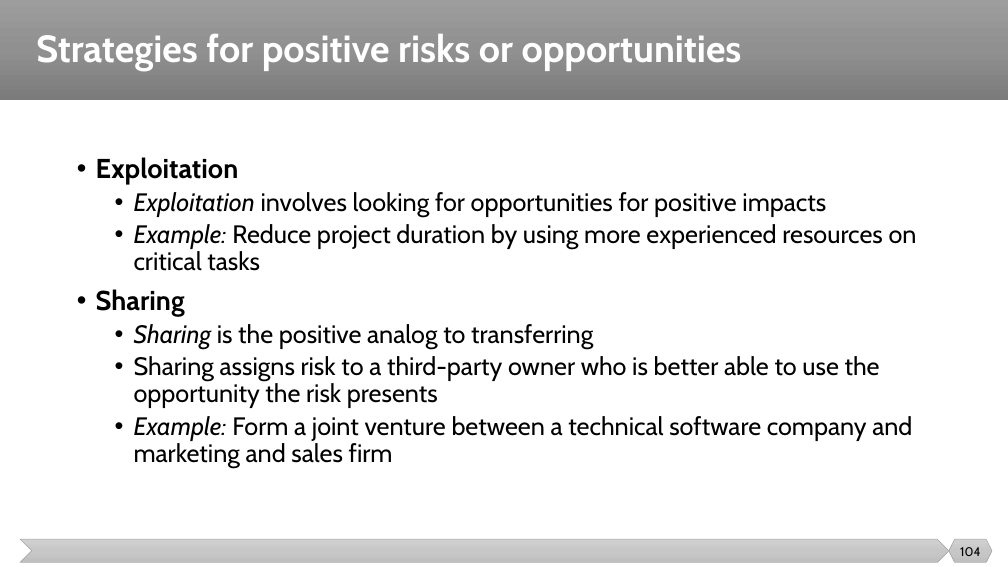
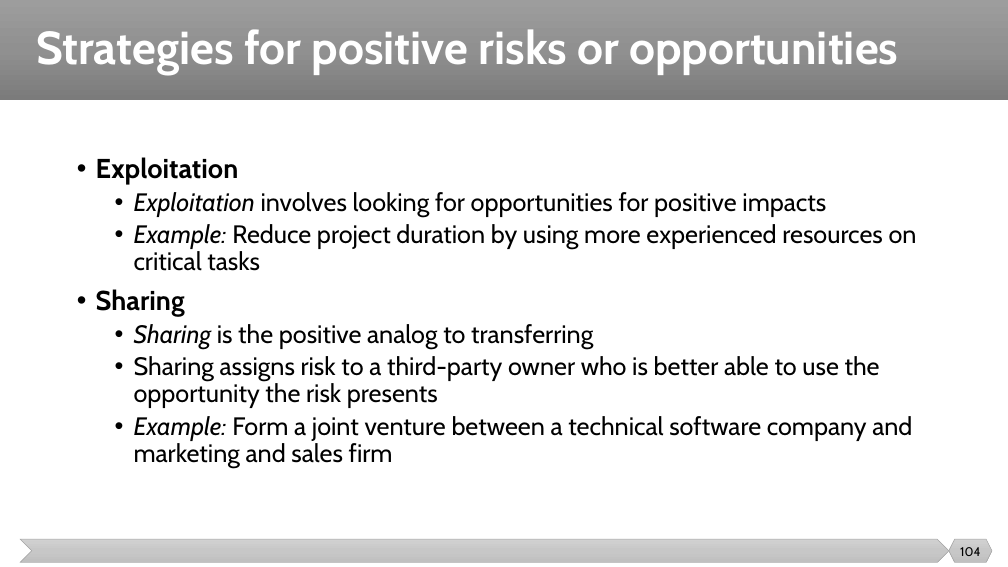
Before and after one commit to malenezi/malenezi, a slide deck: slide 104 of SE423/Lectures/5-Risk Management/Risk Management.pptx. Drawn at 1008x567 pixels with LibreOffice and Linux fonts; fonts in the diff are those of the drawing. Boxes give left, top, right and bottom in pixels: in the first picture for what was removed or moved away, otherwise in the second. Text is boxed around its words. In the diff, an @@ line names an element or a change of style, - is before the commit and + after.

```diff
--- a/SE423/Lectures/5-Risk Management/Risk Management.pptx
+++ b/SE423/Lectures/5-Risk Management/Risk Management.pptx
@@ title "Strategies for positive risks or ..." at bbox=[36, 29, 899, 75]: size 36 to 44 pt @@
```
Also in this commit, not shown: 4 other slides changed, 13 other files.
